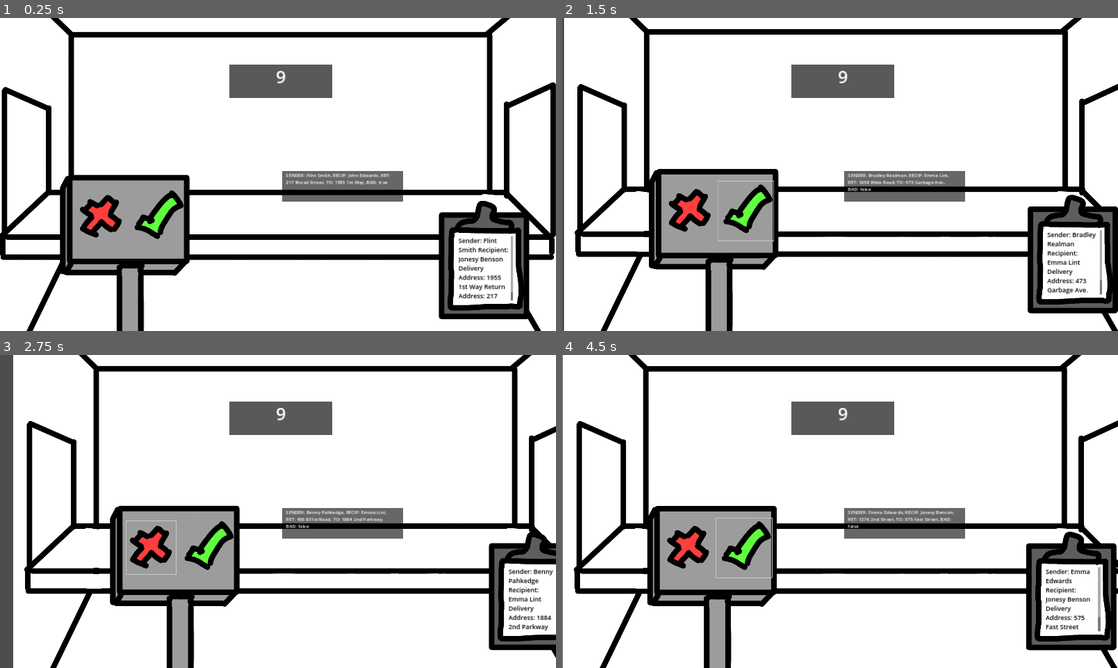
Above: before the commit, frames 1-4 (two rows, left to right).
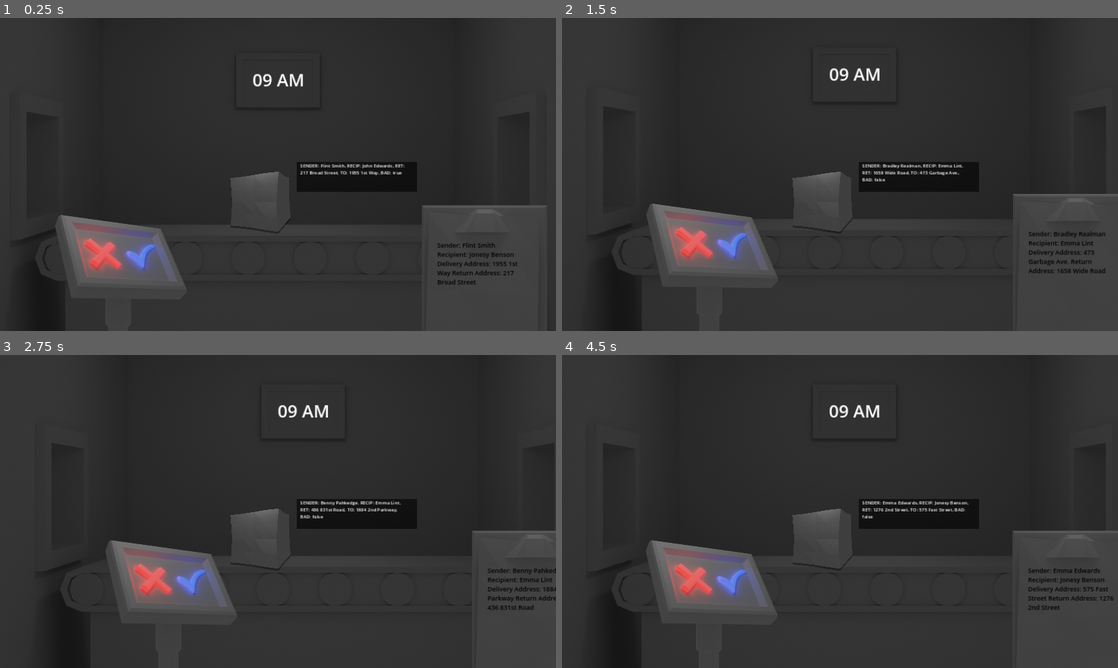
Above: after the commit, the same moments.

Repository: amymychoom/sort-it-out
Game: Godot game, scene res://scenes/game.tscn
The game is run twice, just before and just after one commit, with the same random seed, the same clock (stepped at 60 frames per second) and the same inputs. Before the commit the project has no main scene; this scene is started directly in both runs.
Inputs (mouse positions are in pixels of both pictures, inside the frame that each line leads up to; where the layout moved, square brackets give the same spot in the first picture):
- Up to frame 1 (0.25 s): no input
- Up to frame 2 (1.5 s): click (706, 255) [717, 218] at 0.5 s; click (751, 243) [756, 208] at 1.25 s
- Up to frame 3 (2.75 s): click (127, 583) [127, 549] at 2 s
- Up to frame 4 (4.5 s): click (712, 580) [712, 549] at 2.75 s; click (701, 580) [706, 549] at 3.5 s; click (756, 580) [762, 549] at 4.25 s

The runs differ from the first frame. In frame 1, 98% of the frame differs, in the area x 0-100%, y 0-100%; in frame 2, 98%; in frame 3, 97%; in frame 4, 98%.

Commit message:
Began Adding Art

Diff:
--- a/project.godot
+++ b/project.godot
@@ -11,8 +11,13 @@
 [application]
 
 config/name="ldjam-53"
+run/main_scene="res://scenes/main_menu.tscn"
 config/features=PackedStringArray("4.0", "Forward Plus")
 config/icon="res://icon.svg"
+
+[autoload]
+
+Global="*res://src/Singleton/Global.gd"
 
 [display]
 
--- /dev/null
+++ b/scenes/day_failure_screen.tscn
@@ -0,0 +1,34 @@
+[gd_scene load_steps=2 format=3 uid="uid://djdgemjgnhgy1"]
+
+[ext_resource type="Script" path="res://src/Menus/ExitGameButton.gd" id="1_mihqj"]
+
+[node name="DayFailureScreen" type="Node2D"]
+
+[node name="CanvasLayer" type="CanvasLayer" parent="."]
+
+[node name="ColorRect" type="ColorRect" parent="CanvasLayer"]
+anchors_preset = 15
+anchor_right = 1.0
+anchor_bottom = 1.0
+grow_horizontal = 2
+grow_vertical = 2
+
+[node name="RichTextLabel" type="RichTextLabel" parent="CanvasLayer"]
+offset_left = 64.0
+offset_top = 68.0
+offset_right = 1120.0
+offset_bottom = 412.0
+theme_override_colors/default_color = Color(0, 0, 0, 1)
+theme_override_font_sizes/normal_font_size = 100
+text = "You're Fired."
+
+[node name="Button" type="Button" parent="CanvasLayer"]
+offset_left = 1178.0
+offset_top = 892.0
+offset_right = 1852.0
+offset_bottom = 1020.0
+theme_override_font_sizes/font_size = 35
+text = "Pack up your stuff and leave"
+script = ExtResource("1_mihqj")
+
+[connection signal="pressed" from="CanvasLayer/Button" to="CanvasLayer/Button" method="_on_pressed"]
--- /dev/null
+++ b/scenes/day_success_screen.tscn
@@ -0,0 +1,36 @@
+[gd_scene load_steps=2 format=3 uid="uid://wprk6axdwpkl"]
+
+[ext_resource type="Script" path="res://src/Menus/IntroMenu.gd" id="1_ddfq0"]
+
+[node name="DaySuccessScreen" type="Node2D"]
+script = ExtResource("1_ddfq0")
+
+[node name="CanvasLayer" type="CanvasLayer" parent="."]
+
+[node name="ColorRect" type="ColorRect" parent="CanvasLayer"]
+anchors_preset = 15
+anchor_right = 1.0
+anchor_bottom = 1.0
+grow_horizontal = 2
+grow_vertical = 2
+
+[node name="RichTextLabel" type="RichTextLabel" parent="CanvasLayer"]
+offset_left = 66.0
+offset_top = 82.0
+offset_right = 1866.0
+offset_bottom = 588.0
+theme_override_colors/default_color = Color(0, 0, 0, 1)
+theme_override_font_sizes/normal_font_size = 98
+text = "What a successful day!
+
+[Update with statistics]"
+
+[node name="Button" type="Button" parent="CanvasLayer"]
+offset_left = 1118.0
+offset_top = 876.0
+offset_right = 1852.0
+offset_bottom = 1014.0
+theme_override_font_sizes/font_size = 34
+text = "Get Ready for Work Tomorrow"
+
+[connection signal="pressed" from="CanvasLayer/Button" to="." method="_on_continue"]
--- a/scenes/game.tscn
+++ b/scenes/game.tscn
@@ -1,10 +1,10 @@
 [gd_scene load_steps=8 format=3 uid="uid://bvv2hp755puhc"]
 
 [ext_resource type="Script" path="res://src/GameStateManager.gd" id="1_6t2hr"]
-[ext_resource type="Texture2D" uid="uid://cr0b7w8dnu6o" path="res://assets/temp/game_bg.png" id="1_m15ga"]
 [ext_resource type="Script" path="res://src/TimeManager.gd" id="2_fy00c"]
 [ext_resource type="Script" path="res://src/ScrollingBackgroundObject.gd" id="2_peix2"]
 [ext_resource type="PackedScene" uid="uid://cbfjhymt0py1o" path="res://scenes/package.tscn" id="3_7en0a"]
+[ext_resource type="Texture2D" uid="uid://bxqc02qg2tfl5" path="res://assets/Office/Office_BG.png" id="4_ns62h"]
 [ext_resource type="PackedScene" uid="uid://b74gosm4pdrfs" path="res://scenes/selector.tscn" id="4_r3c1m"]
 [ext_resource type="PackedScene" uid="uid://ybo7bripcbwf" path="res://scenes/manifest.tscn" id="7_qgiit"]
 
@@ -19,31 +19,37 @@
 [node name="TimeManager" type="Node" parent="GameStateManager" node_paths=PackedStringArray("timer", "label")]
 script = ExtResource("2_fy00c")
 timer = NodePath("Timer")
-label = NodePath("../../BackgroundElements/RichTextLabel")
+label = NodePath("../../BackgroundElements/Clock/RichTextLabel")
 
 [node name="Timer" type="Timer" parent="GameStateManager/TimeManager"]
-wait_time = 35.0
+wait_time = 25.0
 autostart = true
 
 [node name="BackgroundElements" type="Node2D" parent="."]
 
 [node name="Background" type="Sprite2D" parent="BackgroundElements"]
-position = Vector2(960, 540)
-texture = ExtResource("1_m15ga")
+position = Vector2(960, 481)
+scale = Vector2(1.25, 1.25)
+texture = ExtResource("4_ns62h")
 script = ExtResource("2_peix2")
 move_speed = 10.0
 
-[node name="RichTextLabel" type="RichTextLabel" parent="BackgroundElements"]
-offset_left = 793.0
-offset_top = 160.0
-offset_right = 1149.0
-offset_bottom = 274.0
+[node name="Clock" type="Sprite2D" parent="BackgroundElements"]
+script = ExtResource("2_peix2")
+move_speed = 10.0
+
+[node name="RichTextLabel" type="RichTextLabel" parent="BackgroundElements/Clock"]
+offset_left = 784.0
+offset_top = 171.0
+offset_right = 1140.0
+offset_bottom = 285.0
 theme_override_font_sizes/normal_font_size = 60
 bbcode_enabled = true
-text = "[center]9"
+text = "[center]09 AM"
 metadata/_edit_group_ = true
 
-[node name="ColorRect" type="ColorRect" parent="BackgroundElements/RichTextLabel"]
+[node name="ColorRect" type="ColorRect" parent="BackgroundElements/Clock/RichTextLabel"]
+visible = false
 show_behind_parent = true
 layout_mode = 0
 offset_right = 409.0
@@ -54,13 +60,10 @@
 position = Vector2(908, 629)
 
 [node name="Selector" parent="." instance=ExtResource("4_r3c1m")]
-position = Vector2(434, 946)
+position = Vector2(408, 997)
 
 [node name="Manifest" parent="." instance=ExtResource("7_qgiit")]
 position = Vector2(1673, 836)
 
-[node name="Camera2D" type="Camera2D" parent="."]
-offset = Vector2(960, 540)
-
 [connection signal="end_of_day" from="GameStateManager/TimeManager" to="GameStateManager" method="day_over"]
 [connection signal="timeout" from="GameStateManager/TimeManager/Timer" to="GameStateManager/TimeManager" method="_on_timeout"]
--- /dev/null
+++ b/scenes/intro_menu.tscn
@@ -0,0 +1,34 @@
+[gd_scene load_steps=2 format=3 uid="uid://l0y6p28aidql"]
+
+[ext_resource type="Script" path="res://src/Menus/IntroMenu.gd" id="1_vfcbh"]
+
+[node name="intro" type="Node2D"]
+script = ExtResource("1_vfcbh")
+
+[node name="CanvasLayer" type="CanvasLayer" parent="."]
+
+[node name="ColorRect" type="ColorRect" parent="CanvasLayer"]
+anchors_preset = 15
+anchor_right = 1.0
+anchor_bottom = 1.0
+grow_horizontal = 2
+grow_vertical = 2
+
+[node name="RichTextLabel" type="RichTextLabel" parent="CanvasLayer"]
+offset_left = 50.0
+offset_top = 55.0
+offset_right = 1866.0
+offset_bottom = 544.0
+theme_override_colors/default_color = Color(0, 0, 0, 1)
+theme_override_font_sizes/normal_font_size = 77
+text = "Blah Blah Blah Blah Blah. Intro Text. Update when intro has been written."
+
+[node name="Button" type="Button" parent="CanvasLayer"]
+offset_left = 1426.0
+offset_top = 888.0
+offset_right = 1820.0
+offset_bottom = 992.0
+theme_override_font_sizes/font_size = 59
+text = "Continue"
+
+[connection signal="pressed" from="CanvasLayer/Button" to="." method="_on_continue"]
--- /dev/null
+++ b/scenes/main_menu.tscn
@@ -0,0 +1,47 @@
+[gd_scene load_steps=3 format=3 uid="uid://bq1rvrxogfhx6"]
+
+[ext_resource type="Script" path="res://src/Menus/ExitGameButton.gd" id="1_gucl0"]
+[ext_resource type="Script" path="res://src/Menus/PlayButton.gd" id="1_xgdoi"]
+
+[node name="MainMenu" type="Node2D"]
+
+[node name="CanvasLayer" type="CanvasLayer" parent="."]
+
+[node name="ColorRect" type="ColorRect" parent="CanvasLayer"]
+anchors_preset = 15
+anchor_right = 1.0
+anchor_bottom = 1.0
+grow_horizontal = 2
+grow_vertical = 2
+
+[node name="RichTextLabel" type="RichTextLabel" parent="CanvasLayer"]
+offset_left = 87.0
+offset_top = 85.0
+offset_right = 733.0
+offset_bottom = 417.0
+theme_override_colors/default_color = Color(0, 0, 0, 1)
+theme_override_font_sizes/normal_font_size = 102
+text = "Fulfillment Center"
+
+[node name="VBoxContainer" type="VBoxContainer" parent="CanvasLayer"]
+offset_left = 133.0
+offset_top = 417.0
+offset_right = 550.0
+offset_bottom = 889.0
+theme_override_constants/separation = 21
+alignment = 1
+
+[node name="PlayButton" type="Button" parent="CanvasLayer/VBoxContainer"]
+layout_mode = 2
+theme_override_font_sizes/font_size = 59
+text = "Play"
+script = ExtResource("1_xgdoi")
+
+[node name="ExitGameButton" type="Button" parent="CanvasLayer/VBoxContainer"]
+layout_mode = 2
+theme_override_font_sizes/font_size = 59
+text = "Exit"
+script = ExtResource("1_gucl0")
+
+[connection signal="pressed" from="CanvasLayer/VBoxContainer/PlayButton" to="CanvasLayer/VBoxContainer/PlayButton" method="_on_pressed"]
+[connection signal="pressed" from="CanvasLayer/VBoxContainer/ExitGameButton" to="CanvasLayer/VBoxContainer/ExitGameButton" method="_on_pressed"]
--- a/scenes/manifest.tscn
+++ b/scenes/manifest.tscn
@@ -1,23 +1,23 @@
 [gd_scene load_steps=4 format=3 uid="uid://ybo7bripcbwf"]
 
-[ext_resource type="Texture2D" uid="uid://bcpmn1qb0niis" path="res://assets/temp/clipboard.png" id="1_3elxb"]
 [ext_resource type="Script" path="res://src/Manifest.gd" id="1_bmb2k"]
 [ext_resource type="Script" path="res://src/ScrollingBackgroundObject.gd" id="2_n1k7n"]
+[ext_resource type="Texture2D" uid="uid://bs4cty2fncyxm" path="res://assets/Office/Clipboard.png" id="2_raldq"]
 
 [node name="Manifest" type="Node2D" node_paths=PackedStringArray("label")]
 script = ExtResource("1_bmb2k")
 label = NodePath("Sprite2D/RichTextLabel")
 
 [node name="Sprite2D" type="Sprite2D" parent="."]
-texture = ExtResource("1_3elxb")
+texture = ExtResource("2_raldq")
 script = ExtResource("2_n1k7n")
 move_speed = 20.0
 
 [node name="RichTextLabel" type="RichTextLabel" parent="Sprite2D"]
-offset_left = -90.0
-offset_top = -84.0
-offset_right = 99.0
-offset_bottom = 139.0
+offset_left = -163.0
+offset_top = -68.0
+offset_right = 150.0
+offset_bottom = 303.0
 theme_override_colors/default_color = Color(0, 0, 0, 1)
 theme_override_font_sizes/normal_font_size = 22
 text = "Sender: asdlkjasd
--- a/scenes/package.tscn
+++ b/scenes/package.tscn
@@ -2,34 +2,42 @@
 
 [ext_resource type="Script" path="res://src/Package.gd" id="1_aj23w"]
 [ext_resource type="Script" path="res://src/PackageDataCreator.gd" id="1_uw7ww"]
-[ext_resource type="Texture2D" uid="uid://ctikok0npqhxn" path="res://icon.svg" id="2_gi2iu"]
+[ext_resource type="Texture2D" uid="uid://dnggrsqvf3dt" path="res://assets/Packages/Package1.png" id="3_e12fe"]
 [ext_resource type="Script" path="res://src/ScrollingBackgroundObject.gd" id="4_jii7o"]
 
 [node name="Package" type="Node2D" node_paths=PackedStringArray("data_creator", "label") groups=["packages"]]
 script = ExtResource("1_aj23w")
 data_creator = NodePath("PackageDataCreator")
-label = NodePath("Sprite2D/RichTextLabel")
+label = NodePath("RichTextLabel")
 
 [node name="PackageDataCreator" type="Node2D" parent="."]
 script = ExtResource("1_uw7ww")
 
+[node name="ColorRect" type="ColorRect" parent="."]
+offset_left = 116.0
+offset_top = -133.0
+offset_right = 533.0
+offset_bottom = -29.0
+color = Color(0, 0, 0, 0.596078)
+
+[node name="RichTextLabel" type="RichTextLabel" parent="."]
+offset_left = 128.0
+offset_top = -132.0
+offset_right = 508.0
+offset_bottom = 44.0
+bbcode_enabled = true
+text = "sende"
+fit_content = true
+
 [node name="Sprite2D" type="Sprite2D" parent="."]
-texture = ExtResource("2_gi2iu")
+scale = Vector2(0.3, 0.3)
+texture = ExtResource("3_e12fe")
 script = ExtResource("4_jii7o")
 move_speed = 12.5
 
-[node name="ColorRect" type="ColorRect" parent="Sprite2D"]
-offset_left = 67.0
-offset_top = -100.0
-offset_right = 484.0
-offset_bottom = 4.0
-color = Color(0, 0, 0, 0.596078)
-
-[node name="RichTextLabel" type="RichTextLabel" parent="Sprite2D"]
-offset_left = 79.0
-offset_top = -99.0
-offset_right = 459.0
-offset_bottom = 77.0
-bbcode_enabled = true
-text = "sende"
-fit_content = true
+[node name="Sprite2D2" type="Sprite2D" parent="Sprite2D"]
+modulate = Color(0.054902, 0.054902, 0.054902, 0.407843)
+show_behind_parent = true
+position = Vector2(0, 23.3333)
+texture = ExtResource("3_e12fe")
+script = ExtResource("4_jii7o")
--- a/scenes/selector.tscn
+++ b/scenes/selector.tscn
@@ -1,29 +1,31 @@
 [gd_scene load_steps=4 format=3 uid="uid://b74gosm4pdrfs"]
 
 [ext_resource type="Script" path="res://src/PackageSelector.gd" id="1_6p231"]
-[ext_resource type="Texture2D" uid="uid://dmrx0l6plfmex" path="res://assets/temp/selector.png" id="1_l5pre"]
+[ext_resource type="Texture2D" uid="uid://yiqseom14rxs" path="res://assets/Office/PackageSelector.png" id="2_t1io7"]
 [ext_resource type="Script" path="res://src/ScrollingBackgroundObject.gd" id="2_uplh1"]
 
 [node name="selector" type="Node2D"]
 script = ExtResource("1_6p231")
 
 [node name="Sprite2D" type="Sprite2D" parent="."]
-texture = ExtResource("1_l5pre")
+texture = ExtResource("2_t1io7")
 script = ExtResource("2_uplh1")
 move_speed = 20.0
 
 [node name="DenyButton" type="Button" parent="Sprite2D"]
-offset_left = -171.0
-offset_top = -351.0
-offset_right = 1.0
-offset_bottom = -168.0
+offset_left = -156.0
+offset_top = -266.0
+offset_right = 16.0
+offset_bottom = -83.0
+focus_mode = 0
 flat = true
 
 [node name="AcceptButton" type="Button" parent="Sprite2D"]
-offset_left = 12.0
-offset_top = -362.0
-offset_right = 204.0
-offset_bottom = -157.0
+offset_left = 23.0
+offset_top = -244.0
+offset_right = 172.0
+offset_bottom = -105.0
+focus_mode = 0
 flat = true
 
 [connection signal="button_up" from="Sprite2D/DenyButton" to="." method="_on_deny_button_up"]
--- /dev/null
+++ b/scenes/start_game_screen.tscn
@@ -0,0 +1,56 @@
+[gd_scene load_steps=2 format=3 uid="uid://phfbp1u121v6"]
+
+[ext_resource type="Script" path="res://src/Menus/StartGameScreen.gd" id="1_x20rn"]
+
+[node name="start_game_screen" type="Node2D" node_paths=PackedStringArray("label", "quota_label")]
+script = ExtResource("1_x20rn")
+label = NodePath("CanvasLayer/RichTextLabel")
+quota_label = NodePath("CanvasLayer/RichTextLabel2")
+
+[node name="Timer" type="Timer" parent="."]
+autostart = true
+
+[node name="CanvasLayer" type="CanvasLayer" parent="."]
+
+[node name="ColorRect" type="ColorRect" parent="CanvasLayer"]
+anchors_preset = 15
+anchor_right = 1.0
+anchor_bottom = 1.0
+grow_horizontal = 2
+grow_vertical = 2
+
+[node name="RichTextLabel" type="RichTextLabel" parent="CanvasLayer"]
+anchors_preset = 8
+anchor_left = 0.5
+anchor_top = 0.5
+anchor_right = 0.5
+anchor_bottom = 0.5
+offset_left = -310.0
+offset_top = -84.0
+offset_right = 310.0
+offset_bottom = 84.0
+grow_horizontal = 2
+grow_vertical = 2
+theme_override_colors/default_color = Color(0, 0, 0, 1)
+theme_override_font_sizes/normal_font_size = 90
+bbcode_enabled = true
+text = "[center]9 AM - Day 1"
+
+[node name="RichTextLabel2" type="RichTextLabel" parent="CanvasLayer"]
+anchors_preset = 8
+anchor_left = 0.5
+anchor_top = 0.5
+anchor_right = 0.5
+anchor_bottom = 0.5
+offset_left = -343.0
+offset_top = 35.0
+offset_right = 343.0
+offset_bottom = 113.0
+grow_horizontal = 2
+grow_vertical = 2
+theme_override_colors/default_color = Color(0, 0, 0, 1)
+theme_override_font_sizes/normal_font_size = 27
+bbcode_enabled = true
+text = "[center]Quota: 5 Packages Delivered Successfully."
+
+[connection signal="timeout" from="Timer" to="." method="_on_timeout"]
--- a/src/GameStateManager.gd
+++ b/src/GameStateManager.gd
@@ -6,9 +6,6 @@
 @export var selector: Node2D;
 
 var package_spawn_pos = Vector2(908, 629);
-
-# num of packages the player must successfully clear
-var quota: int = 5;
 
 var failed_packages: int;
 var packages_cleared: int;
@@ -19,13 +16,9 @@
 	# The player accepted the package and it was bad
 	if player_accepted_package && package_is_bad:
 		failed_packages += 1;
-		print("DUMB IDIOT!!");
 	# The player denied the package and it was good
 	elif !player_accepted_package && !package_is_bad:
 		failed_packages += 1;
-		print("DUMBER IDIOT!!");
-	else:
-		print("good work");
 
 	packages_cleared += 1;
 
@@ -37,11 +30,10 @@
 
 func day_over() -> void:
 	var successful_packages = packages_cleared - failed_packages;
-	if successful_packages >= quota:
-		# TODO: Replace with game over and next day menus
-		print("Today Went Well.");
+	if successful_packages >= Global.quota:
+		Global.next_day();
 	else:
-		print("You are fired.");
+		Global.game_over();
 
 
 func _on_player_spawned() -> void:
--- /dev/null
+++ b/src/Menus/ExitGameButton.gd
@@ -0,0 +1,5 @@
+extends Button
+
+
+func _on_pressed() -> void:
+	get_tree().quit();
--- /dev/null
+++ b/src/Menus/IntroMenu.gd
@@ -0,0 +1,5 @@
+extends Node2D
+
+
+func _on_continue() -> void:
+	get_tree().change_scene_to_file("res://scenes/start_game_screen.tscn");
--- /dev/null
+++ b/src/Menus/PlayButton.gd
@@ -0,0 +1,4 @@
+extends Button
+
+func _on_pressed() -> void:
+	get_tree().change_scene_to_file("res://scenes/intro_menu.tscn");
--- /dev/null
+++ b/src/Menus/StartGameScreen.gd
@@ -0,0 +1,29 @@
+extends Node2D
+
+# TODO: Turn this into an animation
+
+@export var label: RichTextLabel;
+@export var quota_label: RichTextLabel;
+
+
+func _ready() -> void:
+	label.text = "[center]9AM - Day " + str(Global.today);
+	quota_label.text = "[center] Quota: " + str(Global.quota) + " Packages Delivered Successfully.";
+
+
+func _on_timeout() -> void:
+	@warning_ignore("integer_division")
+	Input.warp_mouse(Vector2(1920/2, 1080/2));
+
+	# fucking giga brain moment right here
+	# i've been having an issue where if the mouse moves in between changing scene and the scene loading
+	# can cause the background and objects to go off screen and reveal the clear color behind.
+	# this only really happened if the magnitude of movement was very high,
+	# usually it just resulted in a noticeable offset.
+	# the solution? snap the mouse to the center of the screen before changing the scene.
+
+	# that didn't work on it's own though, so I simply just told the game to wait 1/10th of a second after snapping the mouse
+	# in the hopes that the player thinks there's a reason the mouse snapped and doesn't touch anything
+	var time = get_tree().create_timer(0.1);
+	await time.timeout;
+	get_tree().change_scene_to_file("res://scenes/game.tscn");
--- a/src/ScrollingBackgroundObject.gd
+++ b/src/ScrollingBackgroundObject.gd
@@ -7,10 +7,12 @@
 
 
 func _ready() -> void:
+	mouse_relative = Vector2();
 	Input.mouse_mode = Input.MOUSE_MODE_CONFINED;
 
 
 func _process(delta: float) -> void:
+	mouse_relative.clamp(Vector2(-10, -10), Vector2(10, 10));
 	position.x -= mouse_relative.x * move_speed * float(delta);
 	position.y -= mouse_relative.y * (move_speed / 2) * float(delta);
 	mouse_relative = Vector2();
--- /dev/null
+++ b/src/Singleton/Global.gd
@@ -0,0 +1,13 @@
+extends Node
+
+var today: int = 1;
+var quota: int = 5;
+
+func next_day() -> void:
+	today += 1;
+	quota += 3;
+	get_tree().change_scene_to_file("res://scenes/day_success_screen.tscn");
+
+
+func game_over() -> void:
+	get_tree().change_scene_to_file("res://scenes/day_failure_screen.tscn");
--- a/src/TimeManager.gd
+++ b/src/TimeManager.gd
@@ -6,6 +6,7 @@
 @export var label: RichTextLabel;
 
 var time: int = 9;
+var am_pm := "AM";
 
 signal end_of_day();
 
@@ -13,11 +14,17 @@
 func _on_timeout():
 	time += 1;
 
+	if time == 12:
+		am_pm = "PM";
+
 	if time > 12:
 		time -= 12;
 
 	if label != null:
-		label.text = "[center]" + str(time);
+		if time < 10:
+			label.text = "[center]0" + str(time) + " " + am_pm;
+		else:
+			label.text = "[center]" + str(time) + " " + am_pm;
 
 	if time == 5:
 		emit_signal("end_of_day");
Binary file added: assets/Office/Clipboard.png
Binary file added: assets/Office/Office_BG.png
Binary file added: assets/Office/PackageSelector.png
Binary file added: assets/Packages/Package1.png
Not shown, added: export_presets.cfg
